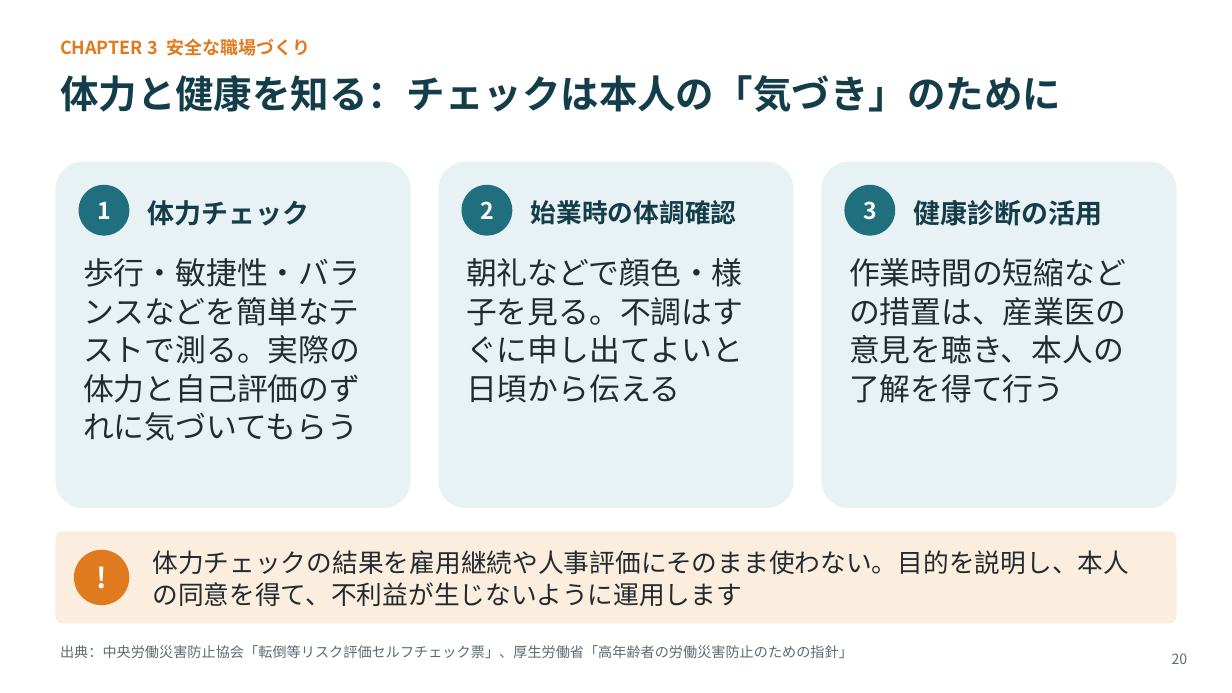
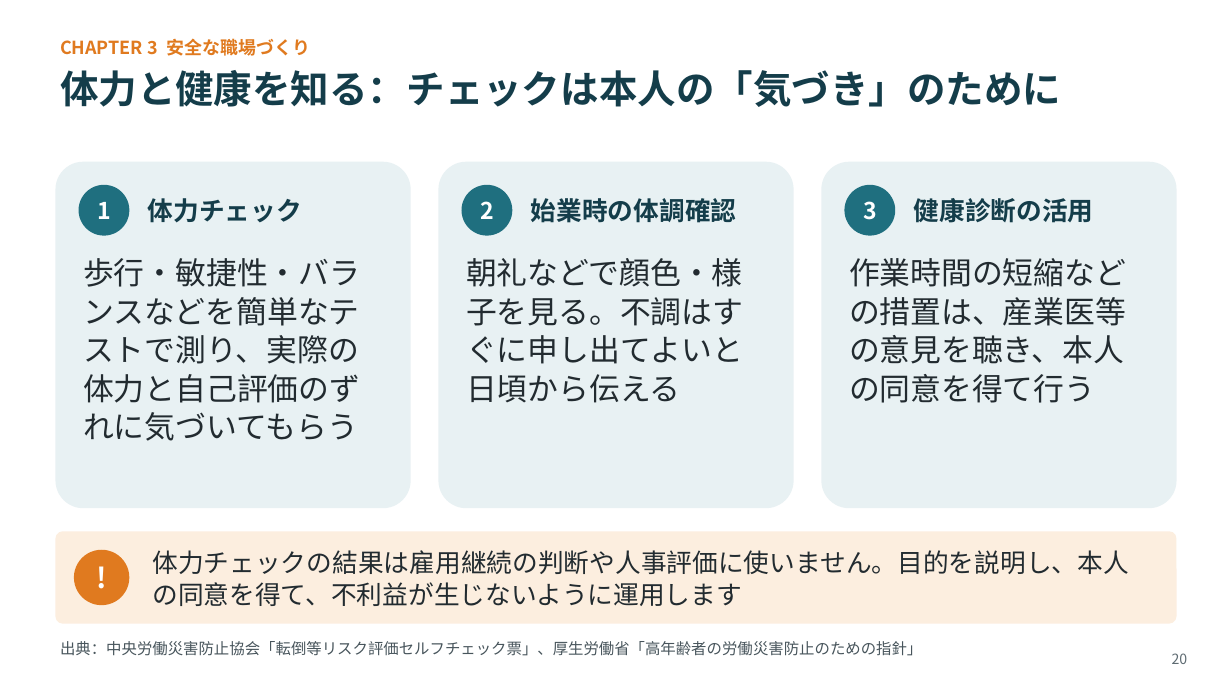
Before and after one commit to lastradezanpano/Udemy, a slide deck: slide 20 of 高齢者雇用研修/物流現場の高齢者雇用_研修スライド_v1.0.pptx. Drawn at 1232x693 pixels with LibreOffice and Linux fonts; fonts in the diff are those of the drawing. Boxes give left, top, right and bottom in pixels: in the first picture for what was removed or moved away, otherwise in the second. Text is boxed around its words. In the diff, an @@ line names an element or a change of style, - is before the commit and + after.

```diff
--- a/高齢者雇用研修/物流現場の高齢者雇用_研修スライド_v1.0.pptx
+++ b/高齢者雇用研修/物流現場の高齢者雇用_研修スライド_v1.0.pptx
@@ text "体力と健康を知る：チェックは本人の「気づき」のために" at [60,70,1061,107]: line spacing 38pt to 34pt @@
@@ text "体力チェック" at [148,198,302,223]: size 21 to 20 pt; line spacing 26pt to 23pt @@
@@ text "始業時の体調確認" at [531,198,737,223]: line spacing 25pt to 23pt @@
@@ text "健康診断の活用" at [914,198,1094,223]: size 21 to 20 pt; line spacing 26pt to 23pt @@
@@ text at [83,258,360,441]: text changed @@
-歩行・敏捷性・バランスなどを簡単なテストで測る。実際の体力と自己評価のずれに気づいてもらう
+歩行・敏捷性・バランスなどを簡単なテストで測り、実際の体力と自己評価のずれに気づいてもらう
@@ text at [849,258,1126,403]: text changed @@
-作業時間の短縮などの措置は、産業医の意見を聴き、本人の了解を得て行う
+作業時間の短縮などの措置は、産業医等の意見を聴き、本人の同意を得て行う
@@ text at [152,550,1128,606]: text changed @@
-体力チェックの結果を雇用継続や人事評価にそのまま使わない。目的を説明し、本人の同意を得て、不利益が生じないように運用します
+体力チェックの結果は雇用継続の判断や人事評価に使いません。目的を説明し、本人の同意を得て、不利益が生じないように運用します
@@ text "出典：中央労働災害防止協会「転倒等リスク評価セルフチェック票」、厚生労働省「高年齢者の労働災害防止のための指針」" at [60,641,922,656]: size 11 to 12 pt, text colour #5E6B72 to #48555C; line spacing 14pt to 15pt @@
```
Also in this commit, not shown: 37 other slides changed, 3 other files.
